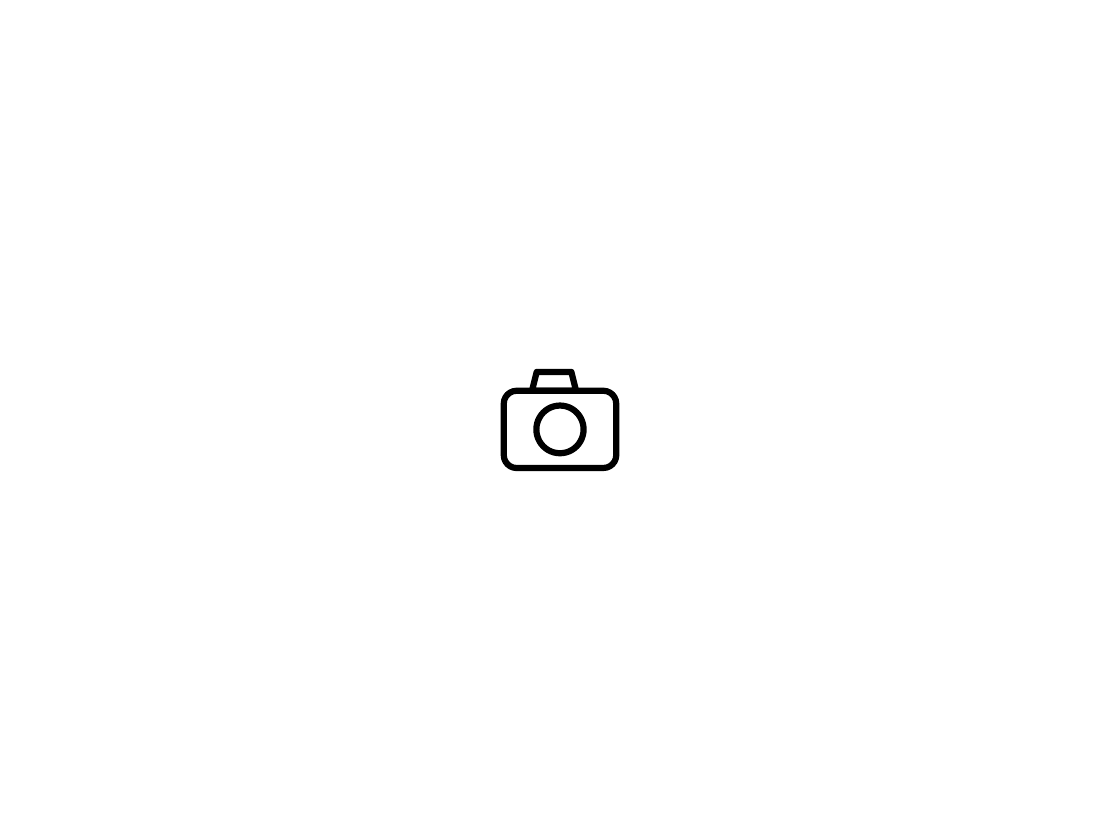
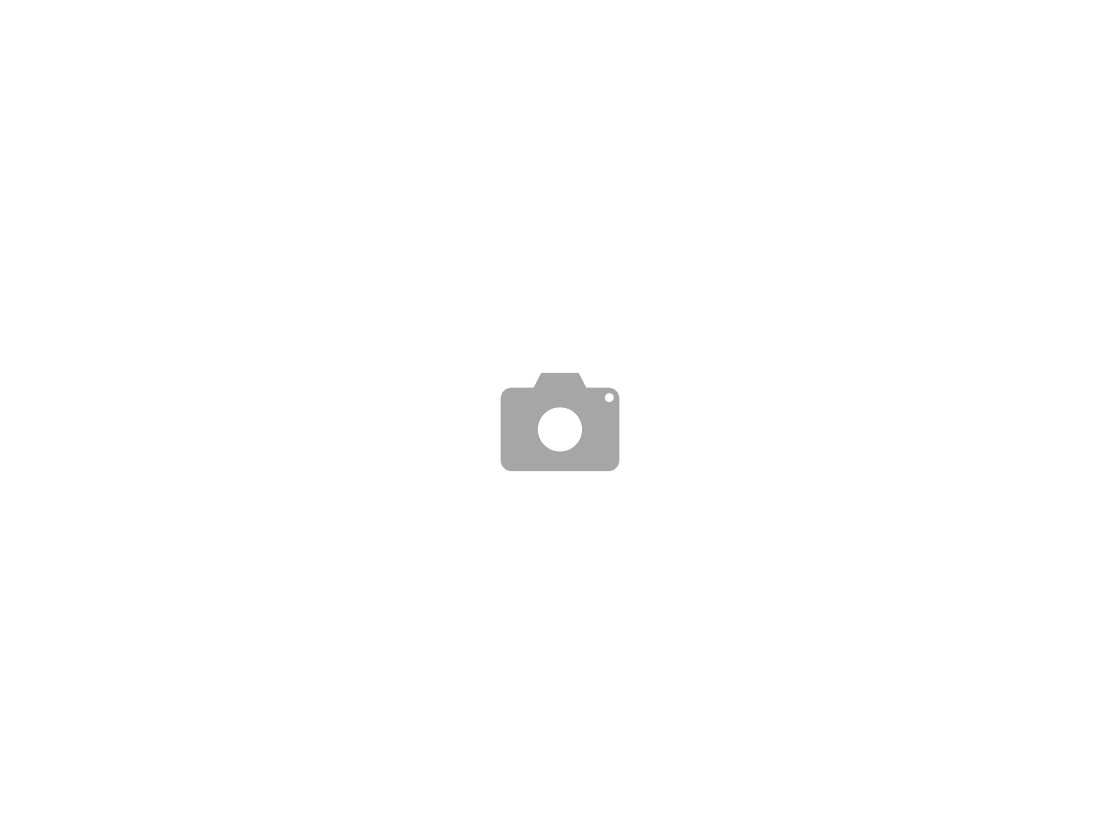
Before and after one commit to YinshengGuo/WinduVision, a slide deck: slide 1 of icons/icons.pptx. Drawn at 1120x840 pixels with LibreOffice and Linux fonts; fonts in the diff are those of the drawing. Boxes give left, top, right and bottom in pixels: in the first picture for what was removed or moved away, otherwise in the second. Text is boxed around its words. In the diff, an @@ line names an element or a change of style, - is before the commit and + after.

```diff
--- a/icons/icons.pptx
+++ b/icons/icons.pptx
@@ trapezoid at (x1=533, y1=376, x2=586, y2=395): fill none to #A6A6A6; outline #000000 4 pt to #A6A6A6 4 pt; proportions changed @@
@@ trapezoid resized from (x1=532, y1=372, x2=576, y2=391) to (x1=533, y1=376, x2=586, y2=395) @@
@@ rounded rectangle at (x1=504, y1=391, x2=616, y2=468): fill none to #A6A6A6; outline #000000 4 pt to #A6A6A6 4 pt; proportions changed @@
@@ ellipse at (x1=538, y1=408, x2=581, y2=451): fill none to #FFFFFF; outline #000000 4 pt to none @@
@@ ellipse added at (x1=605, y1=393, x2=614, y2=402), fill #FFFFFF @@
```
Also in this commit, not shown: 1 other slide changed, 3 slides added, 18 other files.
